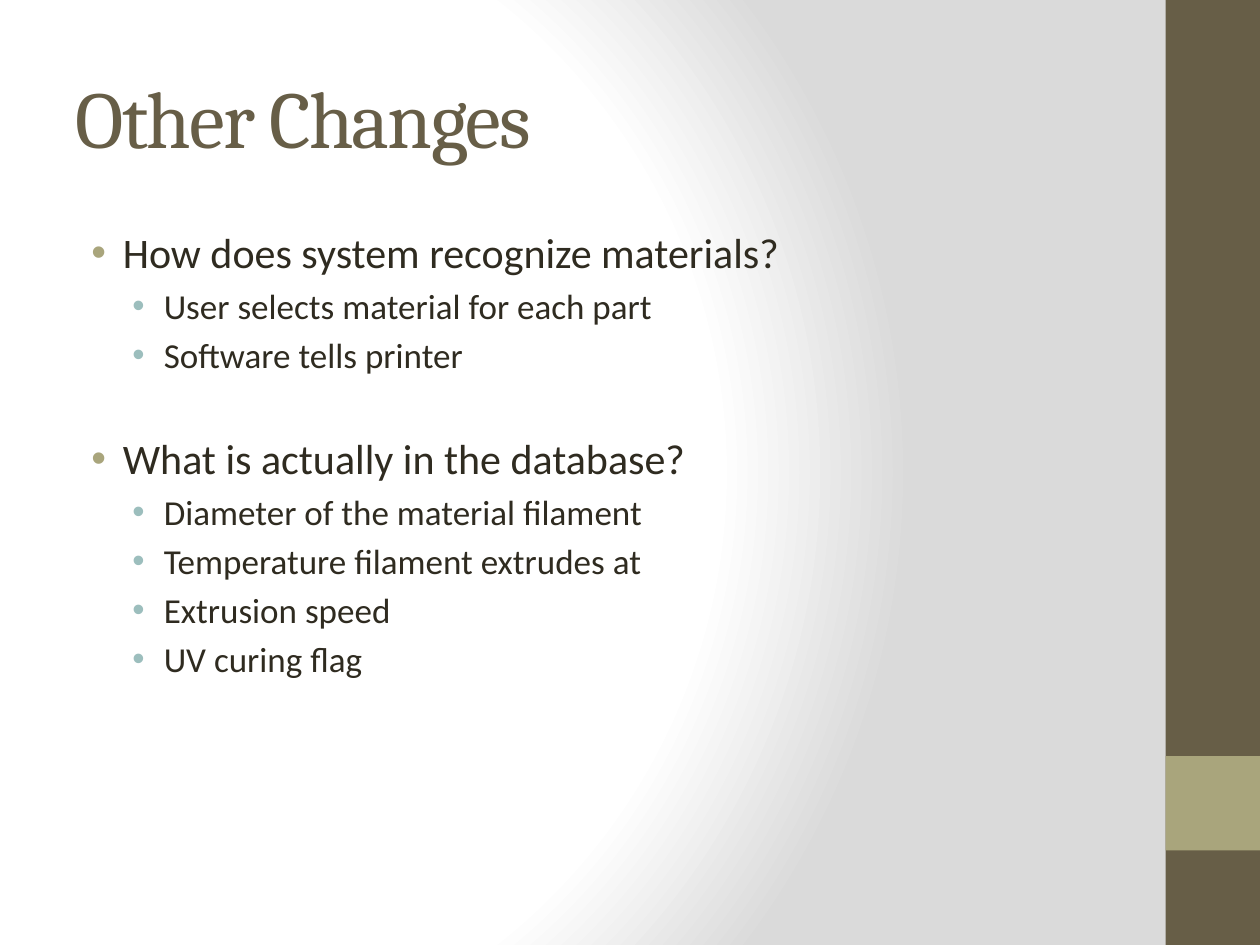
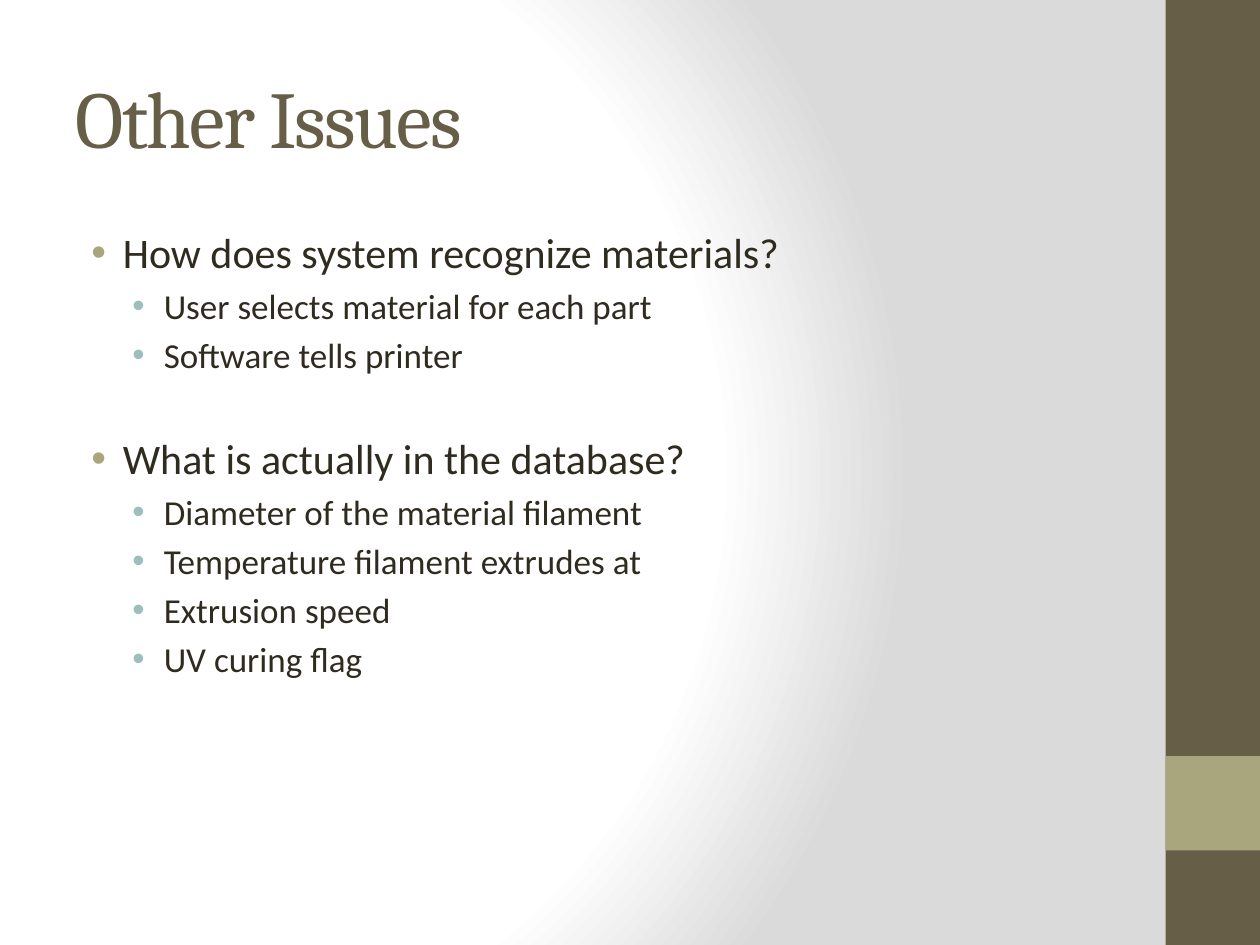
Before and after one commit to qpHalcy0n/SRDesign, a slide deck: slide 7 of Status Updates/2013 11 14.pptx (slide 6 before the commit). Drawn at 1260x945 pixels with LibreOffice and Linux fonts; fonts in the diff are those of the drawing. Boxes give left, top, right and bottom in pixels: in the first picture for what was removed or moved away, otherwise in the second. Text is boxed around its words. In the diff, an @@ line names an element or a change of style, - is before the commit and + after.

Commit message:
Added a picture to help explain fill density. Changed "Other Changes" to "Other Issues"

```diff
--- a/Status Updates/2013 11 14.pptx
+++ b/Status Updates/2013 11 14.pptx
@@ title at (76,92,462,149): text changed @@
-Other Changes
+Other Issues
```
Also in this commit, not shown: 3 other slides changed, 1 slide added.
